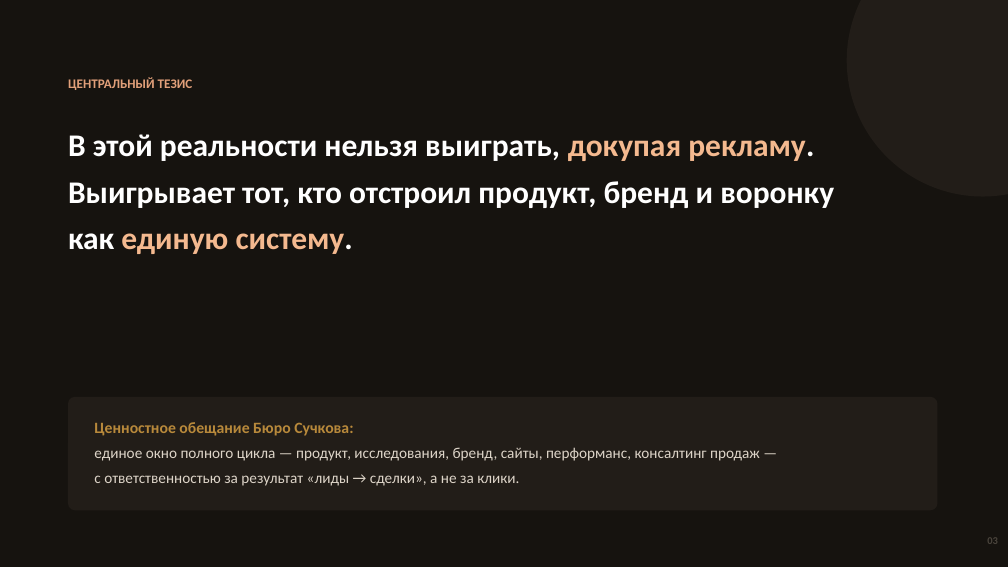
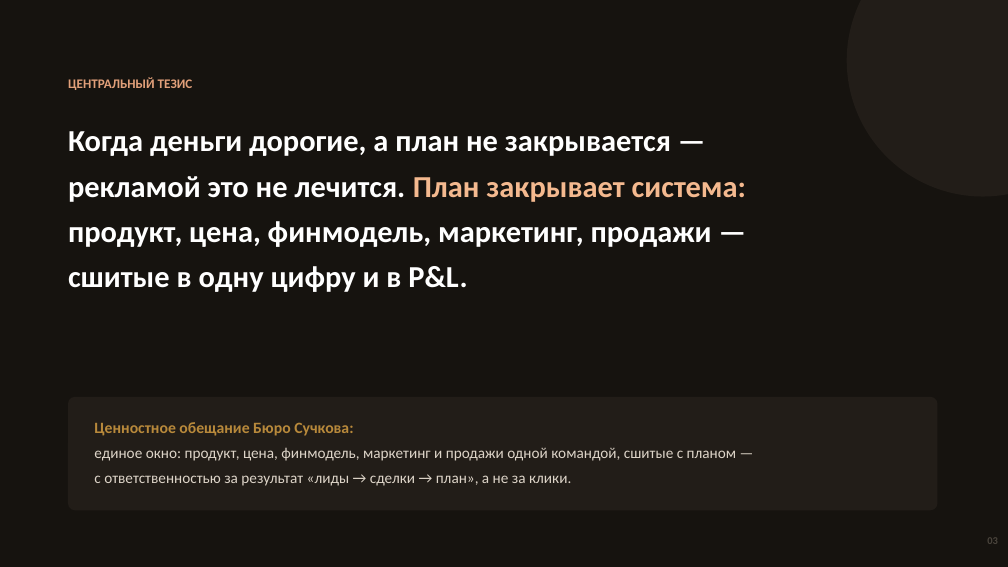
Before and after one commit to AleksandrSuchkov/vpc-buro-suchkov, a slide deck: slide 3 of VPC_презентация.pptx. Drawn at 1008x567 pixels with LibreOffice and Linux fonts; fonts in the diff are those of the drawing. Boxes give left, top, right and bottom in pixels: in the first picture for what was removed or moved away, otherwise in the second. Text is boxed around its words. In the diff, an @@ line names an element or a change of style, - is before the commit and + after.

```diff
--- a/VPC_презентация.pptx
+++ b/VPC_презентация.pptx
@@ text at [68,131,746,292]: text changed; size 30 to 29 pt @@
-В этой реальности нельзя выиграть, докупая рекламу.
-Выигрывает тот, кто отстроил продукт, бренд и воронку
-как единую систему.
+Когда деньги дорогие, а план не закрывается —
+рекламой это не лечится. План закрывает система:
+продукт, цена, финмодель, маркетинг, продажи —
+сшитые в одну цифру и в P&L.
@@ text at [94,448,736,486]: text changed @@
-единое окно полного цикла — продукт, исследования, бренд, сайты, перформанс, консалтинг продаж —
-с ответственностью за результат «лиды → сделки», а не за клики.
+единое окно: продукт, цена, финмодель, маркетинг и продажи одной командой, сшитые с планом —
+с ответственностью за результат «лиды → сделки → план», а не за клики.
```
Also in this commit, not shown: 2 other slides changed, 5 other files.
